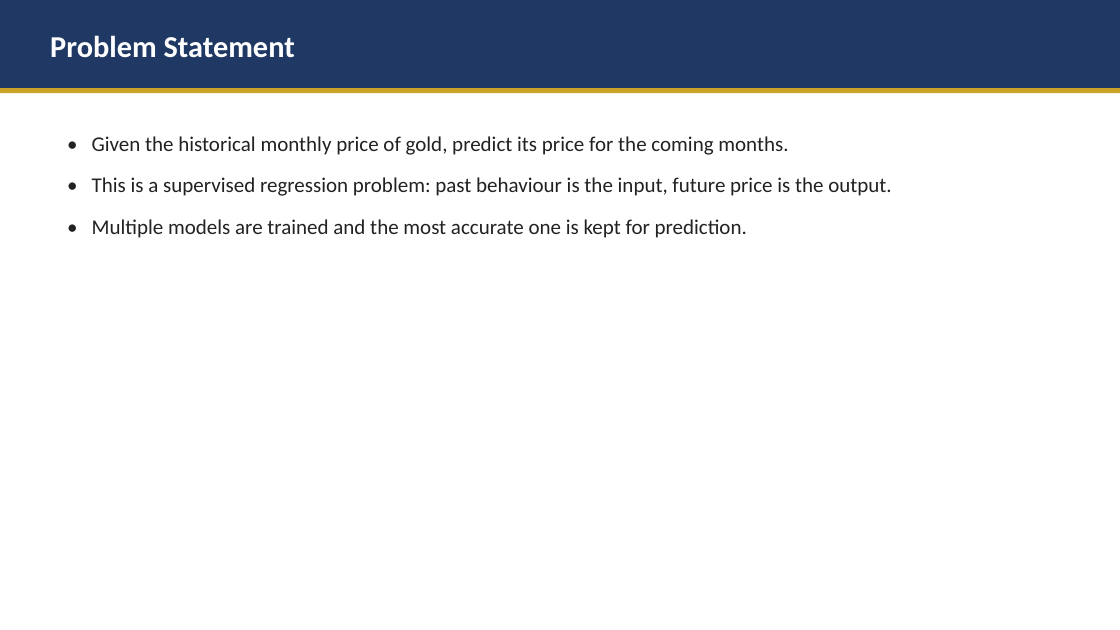
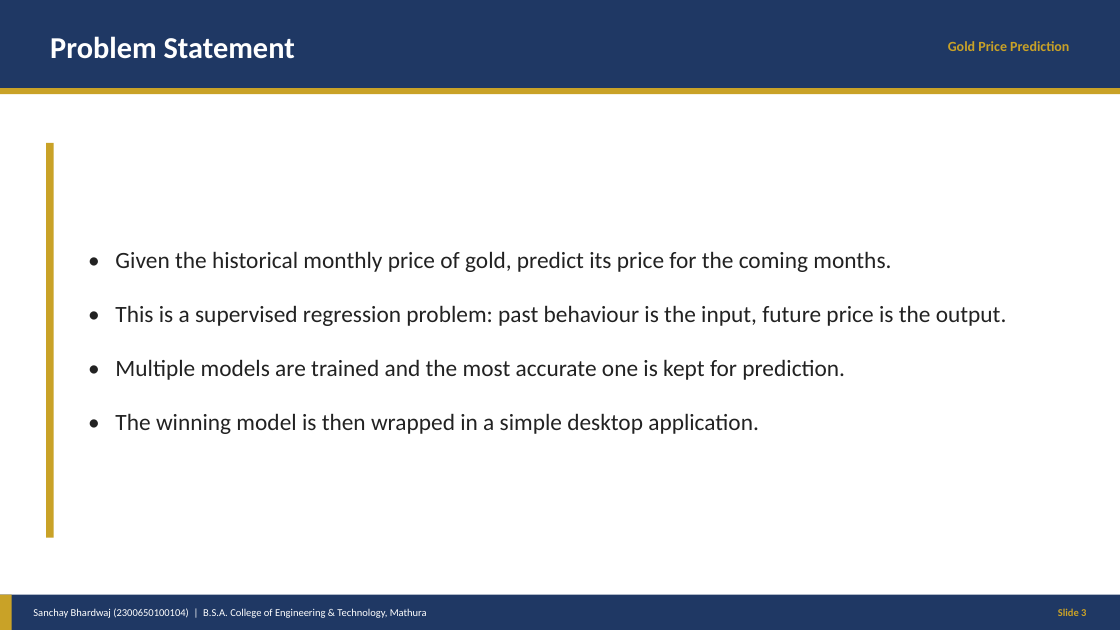
Before and after one commit to sanchaybhardwaj411-alt/gold-price-prediction, a slide deck: slide 3 of docs/Gold-Price-Prediction-Presentation.pptx. Drawn at 1120x630 pixels with LibreOffice and Linux fonts; fonts in the diff are those of the drawing. Boxes give left, top, right and bottom in pixels: in the first picture for what was removed or moved away, otherwise in the second. Text is boxed around its words. In the diff, an @@ line names an element or a change of style, - is before the commit and + after.

Commit message:
Redesign presentation: full-page slides, Sanchay-only attribution, results chart

```diff
--- a/docs/Gold-Price-Prediction-Presentation.pptx
+++ b/docs/Gold-Price-Prediction-Presentation.pptx
@@ text added at box(948, 41, 1069, 51), 12 pt, text #C9A227, bold @@
+Gold Price Prediction
@@ rectangle added at box(46, 143, 54, 538), fill #C9A227 @@
@@ text "• Given the historical monthly ...": place and size @@
-text "• Given the historical monthly ..." at box(92, 136, 891, 238)
+text "• Given the historical monthly ..." at box(115, 251, 1007, 434)
@@ text "• Given the historical monthly ..." at box(115, 251, 1007, 434): vertical alignment top to middle @@
@@ text at box(115, 251, 1007, 380): size 18 to 20 pt in "• Given the historical monthly price of ...", "• This is a supervised regression problem: ...", "• Multiple models are trained and the ..."; more space between paragraphs @@
@@ text at box(115, 413, 759, 434): paragraph added @@
+• The winning model is then wrapped in a simple desktop application.
@@ rectangle added at box(0, 595, 1120, 630), fill #1F3864 @@
@@ rectangle added at box(0, 595, 12, 630), fill #C9A227 @@
@@ text added at box(33, 608, 427, 618), 9 pt, text #FFFFFF @@
+Sanchay Bhardwaj (2300650100104) | B.S.A. College of Engineering & Technology, Mathura
@@ text added at box(1058, 608, 1086, 616), 9 pt, text #C9A227, bold @@
+Slide 3
```
Also in this commit, not shown: 11 other slides changed, 1 slide added, 1 slide removed, 4 other files.
